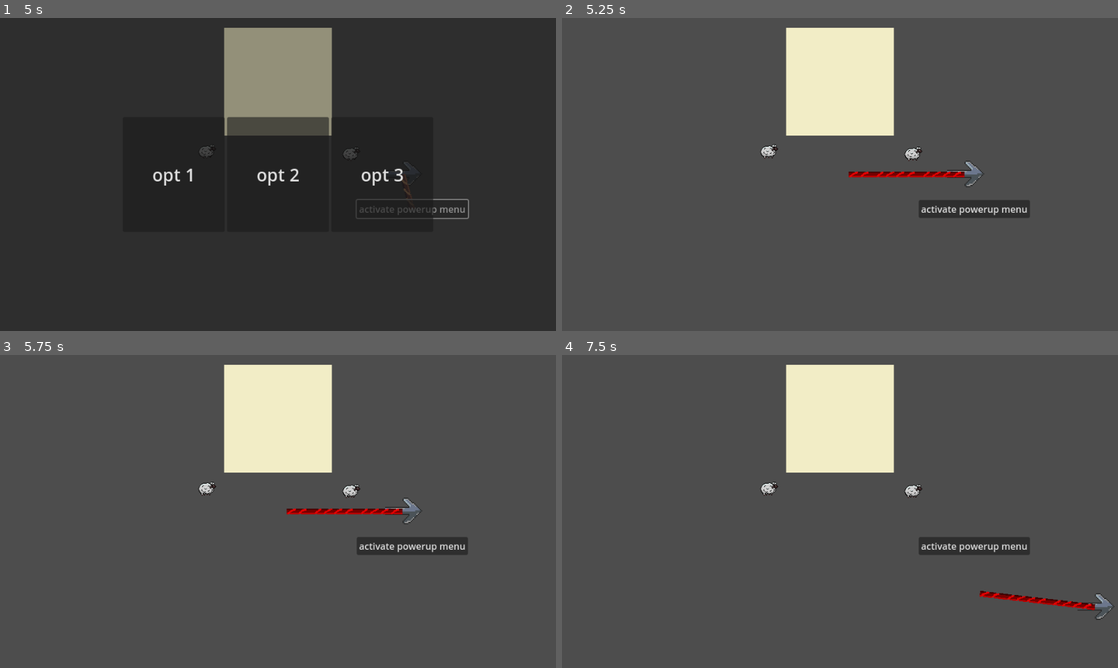
Above: before the commit, frames 1-4 (two rows, left to right).
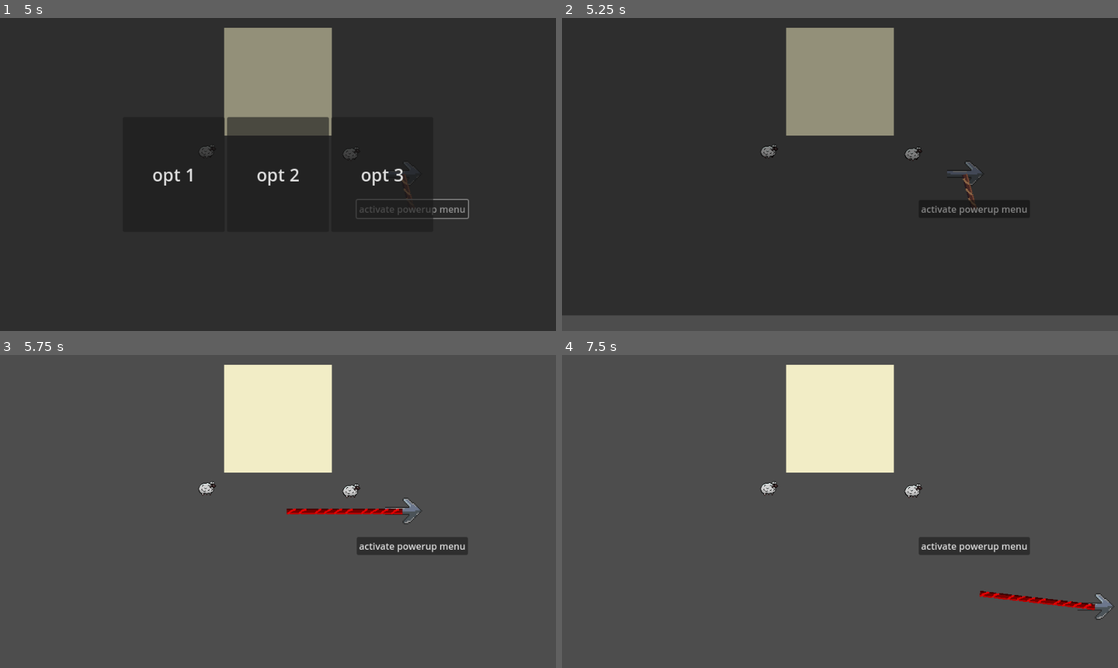
Above: after the commit, the same moments.

Repository: kinghos/GMTK-Game-Jam-2025
Game: Godot game, scene res://scenes/ui/title_screen.tscn
Same seed, same stepped clock (60 frames per second), same inputs: the game is played once before the commit and once after it.
Inputs (mouse positions are in pixels of both pictures, inside the frame that each line leads up to):
- Up to frame 1 (5 s): click "PLAY" at 0.5 s; click (528, 305) at 1.25 s; click (528, 305) at 2 s; click (533, 309) at 2.75 s; move the mouse to (400, 158) at 3.52 s; hold Right (Right) 3.53-4.25 s; hold Space (Kick) 3.53-4.25 s; click (400, 158) at 3.67 s; click "activate powerup menu" at 4.25 s
- Up to frame 2 (5.25 s): click "opt 1" at 5 s
- Up to frame 3 (5.75 s): no input
- Up to frame 4 (7.5 s): move the mouse to (728, 527) at 5.77 s; hold S (Down) 5.78-6.53 s; tap Space (Kick) at 5.85, 7.35 s; move the mouse to (895, 442) at 6.52 s; hold Right (Right) 6.53-7.28 s; hold Space (Kick) 6.53-7.28 s; move the mouse to (812, 574) at 7.27 s; hold Up (Up) from 7.28 s (still down); click (812, 574) at 7.42 s

Frame 1 is identical in both runs. In frame 2, 94% of the frame differs, in the area x 0-100%, y 0-95%; in frame 3, less than 0.1%; in frame 4, less than 0.1%.

Commit message:
fix powerups menu not sliding back up

Diff:
--- a/scenes/ui/game_ui.gd
+++ b/scenes/ui/game_ui.gd
@@ -12,6 +12,7 @@
 
 func close_powerups_menu():
 	animation_player.play_backwards("Slide")
+	await animation_player.animation_finished
 	powerups.hide()
 	get_tree().paused = false
 
